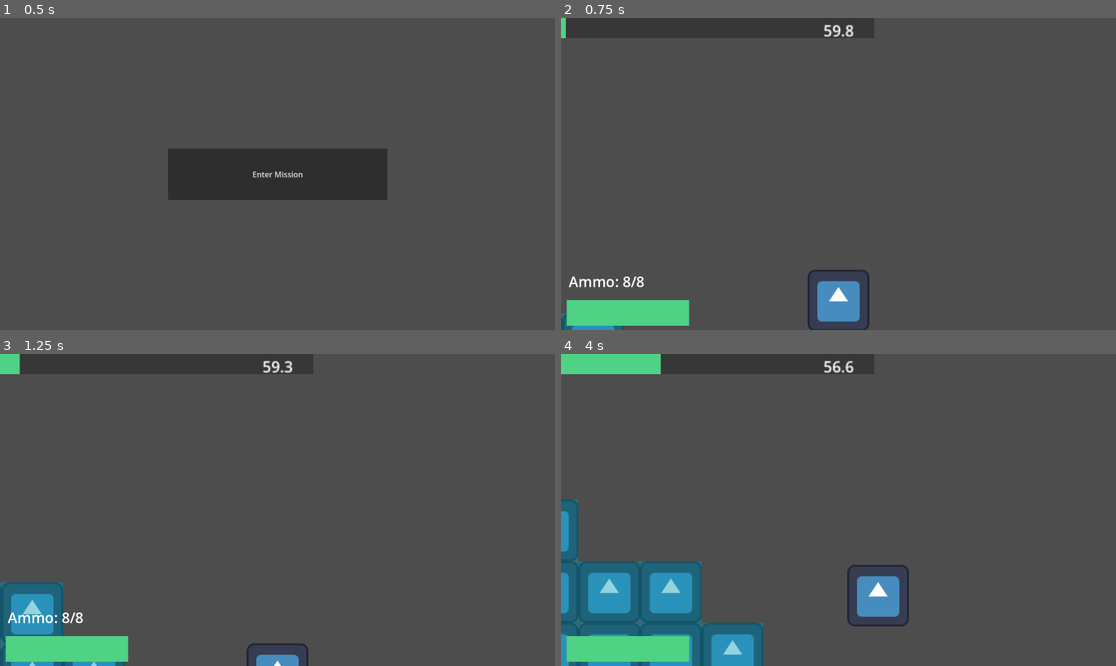
Above: before the commit, frames 1-4 (two rows, left to right).
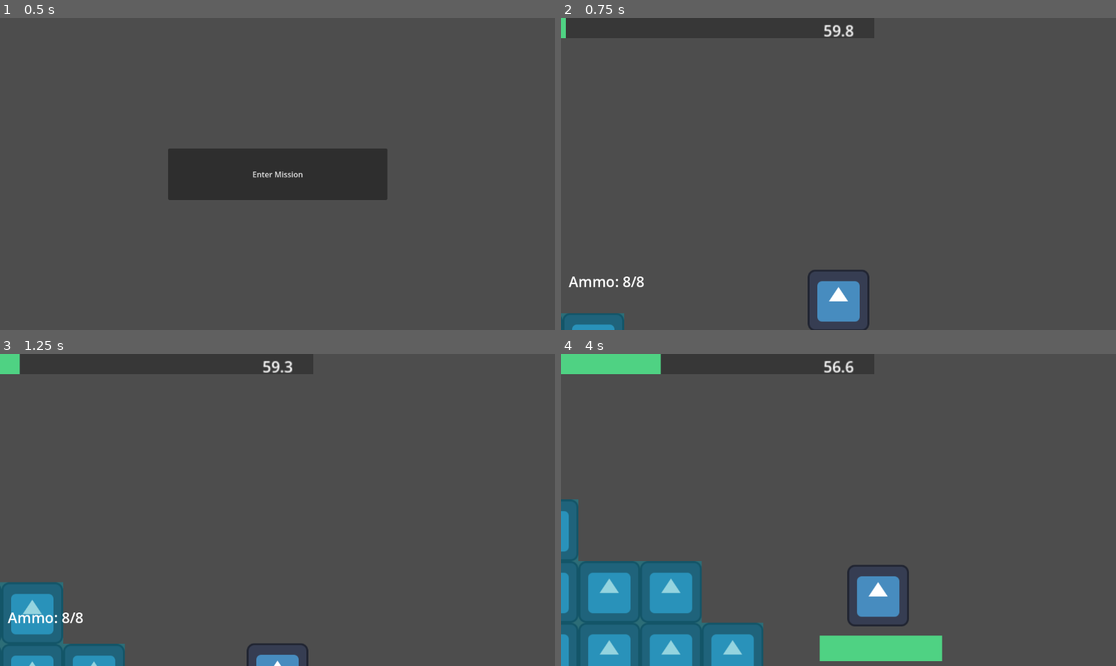
Above: after the commit, the same moments.

Repository: dzfrias/gladiator
Game: Godot game, scene res://scenes/test_scene.tscn
Two runs of this game, one before a commit and one after it. Both use one fixed random seed, a clock stepped at 60 frames per second and the inputs below. The engine's default icon, where the game draws it, is replaced by a stand-in: a white triangle on a blue panel in a dark square.
Inputs (mouse positions are in pixels of both pictures, inside the frame that each line leads up to):
- Up to frame 1 (0.5 s): no input
- Up to frame 2 (0.75 s): click "Enter Mission" at 0.5 s
- Up to frame 3 (1.25 s): no input
- Up to frame 4 (4 s): move the mouse to (960, 494) at 1.27 s; press the mouse at (960, 494) at 1.28 s; hold D (right) 1.28-2.78 s; tap Space (jump) at 1.52, 1.82, 2.27, 2.57, 3.77 s; move the mouse to (727, 525) at 2.02 s; release the mouse at (727, 525) at 2.03 s; tap E (roll) at 2.1 s; move the mouse to (894, 441) at 2.77 s; hold A (left) 2.78-3.53 s; hold Q (toggle_weapon) 2.78-3.53 s; move the mouse to (810, 572) at 3.52 s; hold D (right) from 3.53 s (still down); click (810, 572) at 3.6 s

Frame 1 is identical in both runs. In frame 2, 1.8% of the frame differs, in the area x 1-24%, y 90-99%; in frame 3, 1.8%; in frame 4, 3.7%, in the area x 1-69%, y 90-99%.

Commit message:
add health bar to enemies

Diff:
--- /dev/null
+++ b/scenes/health_bar.tscn
@@ -0,0 +1,22 @@
+[gd_scene load_steps=4 format=3 uid="uid://c6ow4rteapjg"]
+
+[ext_resource type="Script" path="res://scripts/ui/health_bar.gd" id="1_5e86q"]
+
+[sub_resource type="StyleBoxFlat" id="StyleBoxFlat_k1jq8"]
+bg_color = Color(0.215902, 0.215902, 0.215902, 1)
+
+[sub_resource type="StyleBoxFlat" id="StyleBoxFlat_u5mr4"]
+bg_color = Color(0.310203, 0.822627, 0.514826, 1)
+
+[node name="HealthBar" type="ProgressBar"]
+z_index = 1
+offset_left = 12.0
+offset_top = 586.0
+offset_right = 266.0
+offset_bottom = 639.0
+theme_override_font_sizes/font_size = 30
+theme_override_styles/background = SubResource("StyleBoxFlat_k1jq8")
+theme_override_styles/fill = SubResource("StyleBoxFlat_u5mr4")
+value = 100.0
+show_percentage = false
+script = ExtResource("1_5e86q")
--- a/scenes/player.tscn
+++ b/scenes/player.tscn
@@ -1,10 +1,11 @@
-[gd_scene load_steps=7 format=3 uid="uid://dv7ihnextsw4v"]
+[gd_scene load_steps=8 format=3 uid="uid://dv7ihnextsw4v"]
 
 [ext_resource type="Script" path="res://scripts/player/player.gd" id="1_5wdcp"]
 [ext_resource type="Texture2D" uid="uid://dccns2r7l5dx3" path="res://assets/icon.svg" id="1_rjir4"]
 [ext_resource type="Script" path="res://scripts/health.gd" id="3_s7yvn"]
 [ext_resource type="Script" path="res://scripts/player/weapon.gd" id="5_crqak"]
 [ext_resource type="Resource" uid="uid://cbyts5spi0ken" path="res://resources/pistol.tres" id="6_0weg3"]
+[ext_resource type="PackedScene" uid="uid://c6ow4rteapjg" path="res://scenes/health_bar.tscn" id="6_33j43"]
 
 [sub_resource type="RectangleShape2D" id="RectangleShape2D_m5kfl"]
 size = Vector2(106, 108)
@@ -30,3 +31,10 @@
 [node name="Weapon" type="Node2D" parent="."]
 script = ExtResource("5_crqak")
 weapon_stats = ExtResource("6_0weg3")
+
+[node name="HealthBar" parent="." node_paths=PackedStringArray("health") instance=ExtResource("6_33j43")]
+offset_left = -121.0
+offset_top = 83.0
+offset_right = 133.0
+offset_bottom = 136.0
+health = NodePath("../Health")
--- a/scenes/player_ui.tscn
+++ b/scenes/player_ui.tscn
@@ -1,17 +1,10 @@
-[gd_scene load_steps=9 format=3 uid="uid://dktl7ywhwt15s"]
+[gd_scene load_steps=6 format=3 uid="uid://dktl7ywhwt15s"]
 
 [ext_resource type="Script" path="res://scripts/ui/mission_ui.gd" id="1_bm8m2"]
 [ext_resource type="PackedScene" uid="uid://bm0hxwrfnl0cc" path="res://scenes/lightning_indicator.tscn" id="2_5x1lo"]
 [ext_resource type="PackedScene" uid="uid://bhayxr4wyjijd" path="res://scenes/acid_rain_indicator.tscn" id="3_lbnag"]
 [ext_resource type="PackedScene" uid="uid://beu7cb0rnolxb" path="res://scenes/survival_ui.tscn" id="4_k0q64"]
 [ext_resource type="Script" path="res://scripts/ui/ammo_ui.gd" id="5_74ny8"]
-[ext_resource type="Script" path="res://scripts/ui/health_bar.gd" id="6_kfh3l"]
-
-[sub_resource type="StyleBoxFlat" id="StyleBoxFlat_k1jq8"]
-bg_color = Color(0.215902, 0.215902, 0.215902, 1)
-
-[sub_resource type="StyleBoxFlat" id="StyleBoxFlat_u5mr4"]
-bg_color = Color(0.310203, 0.822627, 0.514826, 1)
 
 [node name="PlayerUI" type="CanvasLayer"]
 script = ExtResource("1_bm8m2")
@@ -28,15 +21,3 @@
 text = "Ammo: 0/0"
 vertical_alignment = 1
 script = ExtResource("5_74ny8")
-
-[node name="HealthBar" type="ProgressBar" parent="."]
-offset_left = 12.0
-offset_top = 586.0
-offset_right = 266.0
-offset_bottom = 639.0
-theme_override_font_sizes/font_size = 30
-theme_override_styles/background = SubResource("StyleBoxFlat_k1jq8")
-theme_override_styles/fill = SubResource("StyleBoxFlat_u5mr4")
-value = 100.0
-show_percentage = false
-script = ExtResource("6_kfh3l")
--- a/scenes/vulture.tscn
+++ b/scenes/vulture.tscn
@@ -1,9 +1,10 @@
-[gd_scene load_steps=7 format=3 uid="uid://brhth4kuom7aw"]
+[gd_scene load_steps=8 format=3 uid="uid://brhth4kuom7aw"]
 
 [ext_resource type="Script" path="res://scripts/enemies/vulture.gd" id="1_8pv11"]
 [ext_resource type="Texture2D" uid="uid://dccns2r7l5dx3" path="res://assets/icon.svg" id="1_mrh4i"]
 [ext_resource type="Script" path="res://scripts/health.gd" id="2_c4mip"]
 [ext_resource type="PackedScene" uid="uid://dxkwbttbgrri6" path="res://scenes/vulture_projectile.tscn" id="2_yrlq5"]
+[ext_resource type="PackedScene" uid="uid://c6ow4rteapjg" path="res://scenes/health_bar.tscn" id="5_hq1jj"]
 
 [sub_resource type="RectangleShape2D" id="RectangleShape2D_g6s7y"]
 size = Vector2(127, 128)
@@ -29,6 +30,13 @@
 script = ExtResource("2_c4mip")
 max_health = 25.0
 
+[node name="HealthBar" parent="." node_paths=PackedStringArray("health") instance=ExtResource("5_hq1jj")]
+offset_left = -126.0
+offset_top = -148.0
+offset_right = 128.0
+offset_bottom = -95.0
+health = NodePath("../Health")
+
 [node name="DetectionZone" type="Area2D" parent="."]
 visible = false
 collision_layer = 0
--- a/scenes/wolf.tscn
+++ b/scenes/wolf.tscn
@@ -1,8 +1,9 @@
-[gd_scene load_steps=7 format=3 uid="uid://bydm8vffd6nwt"]
+[gd_scene load_steps=8 format=3 uid="uid://bydm8vffd6nwt"]
 
 [ext_resource type="Script" path="res://scripts/enemies/wolf.gd" id="1_4octj"]
 [ext_resource type="Texture2D" uid="uid://dccns2r7l5dx3" path="res://assets/icon.svg" id="1_oje08"]
 [ext_resource type="Script" path="res://scripts/health.gd" id="2_d7ips"]
+[ext_resource type="PackedScene" uid="uid://c6ow4rteapjg" path="res://scenes/health_bar.tscn" id="4_3lbon"]
 
 [sub_resource type="RectangleShape2D" id="RectangleShape2D_ot88w"]
 size = Vector2(128, 59)
@@ -29,6 +30,13 @@
 [node name="Health" type="Node" parent="."]
 script = ExtResource("2_d7ips")
 
+[node name="HealthBar" parent="." node_paths=PackedStringArray("health") instance=ExtResource("4_3lbon")]
+offset_left = -122.0
+offset_top = -125.0
+offset_right = 132.0
+offset_bottom = -72.0
+health = NodePath("../Health")
+
 [node name="AttackBox" type="Area2D" parent="."]
 collision_layer = 0
 collision_mask = 16
--- a/scripts/ui/health_bar.gd
+++ b/scripts/ui/health_bar.gd
@@ -1,10 +1,11 @@
 extends ProgressBar
 
+@export var health: Health
+
 func _ready() -> void:
-	var player_health = Player.Instance.get_health() as Health
-	max_value = player_health.max_health
-	player_health.damage_taken.connect(_on_health_lost)
-	player_health.health_gained.connect(_on_health_gained)
+	max_value = health.max_health
+	health.damage_taken.connect(_on_health_lost)
+	health.health_gained.connect(_on_health_gained)
 
 func _on_health_lost(amount: float):
 	value -= amount
